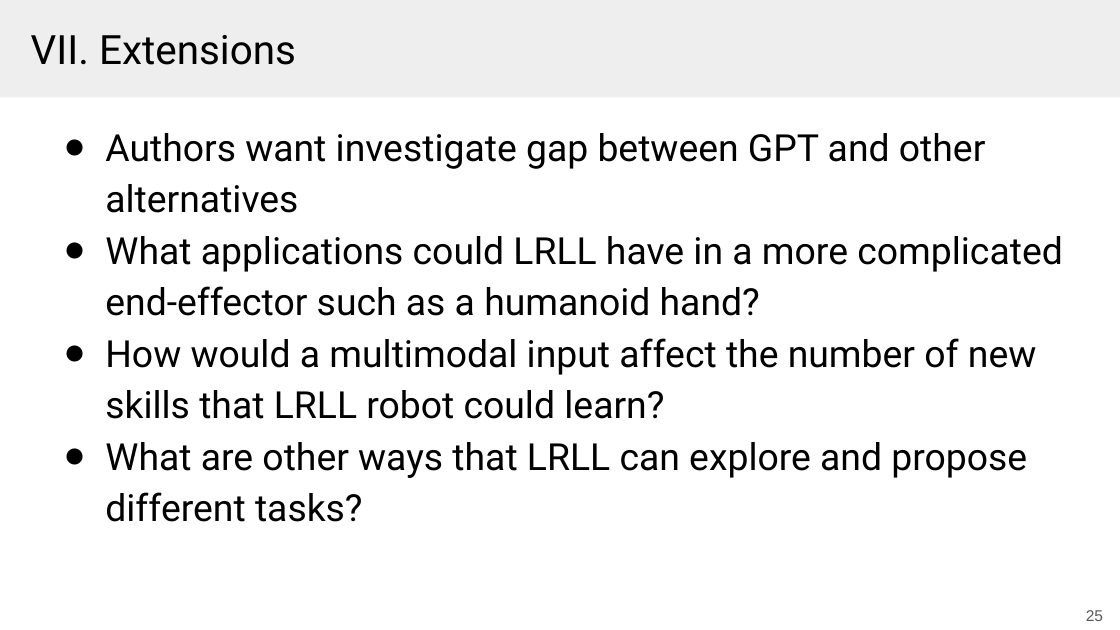
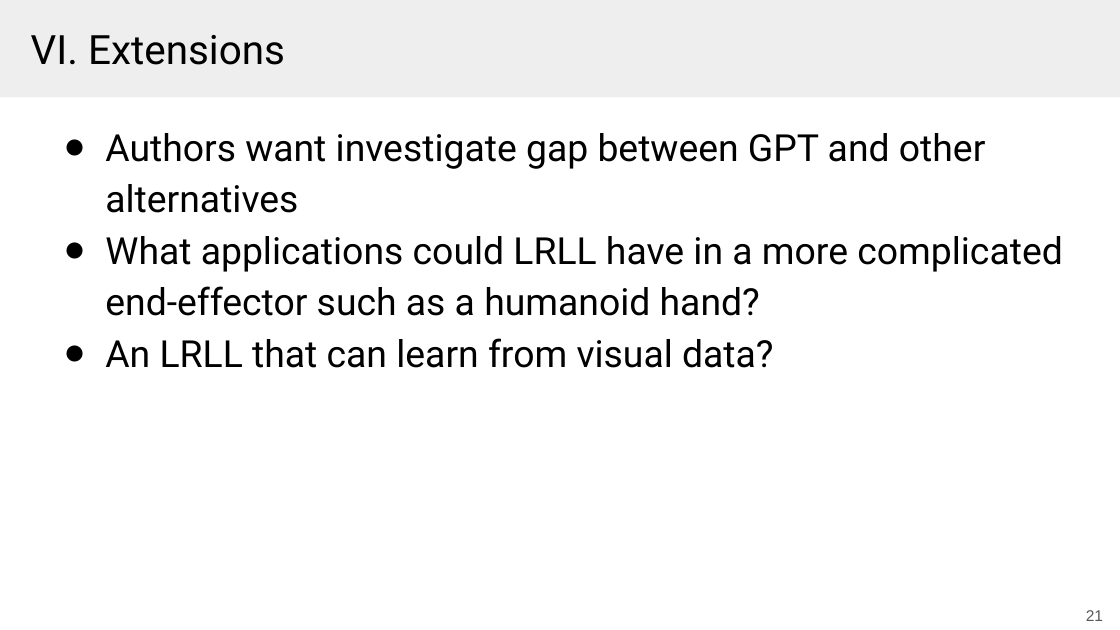
Before and after one commit to Tazering/UVA-CS, a slide deck: slide 21 of CS-6501_Kuo/paper presentation/lifelong_robot_presentation.pptx (slide 25 before the commit). Drawn at 1120x630 pixels with LibreOffice and Linux fonts; fonts in the diff are those of the drawing. Boxes give left, top, right and bottom in pixels: in the first picture for what was removed or moved away, otherwise in the second. Text is boxed around its words. In the diff, an @@ line names an element or a change of style, - is before the commit and + after.

```diff
--- a/CS-6501_Kuo/paper presentation/lifelong_robot_presentation.pptx
+++ b/CS-6501_Kuo/paper presentation/lifelong_robot_presentation.pptx
@@ title at box(31, 35, 285, 65): text changed @@
-VII. Extensions
+VI. Extensions
@@ text at box(105, 338, 773, 368): text changed @@
-● How would a multimodal input affect the number of new skills that LRLL robot could learn?
-● What are other ways that LRLL can explore and propose different tasks?
+● An LRLL that can learn from visual data?
@@ page number at box(1047, 604, 1114, 626): text changed @@
-25
+21
@@ page number at box(1086, 610, 1103, 621): text changed @@
-25
+21
```
Also in this commit, not shown: 11 other slides changed, 3 slides added, 6 slides removed, 2 other files.
